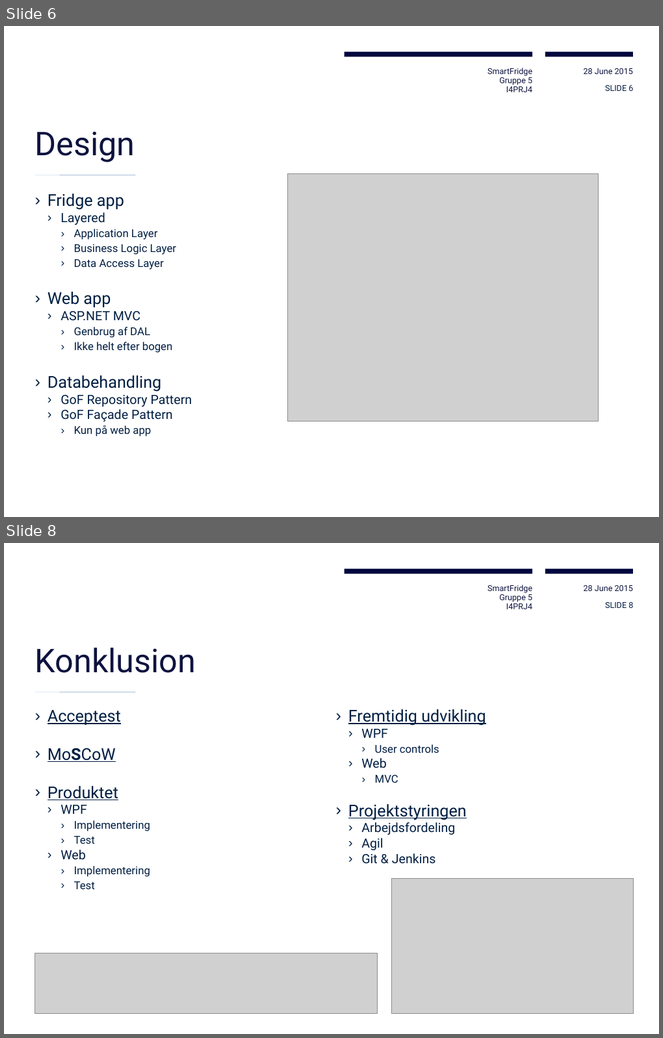
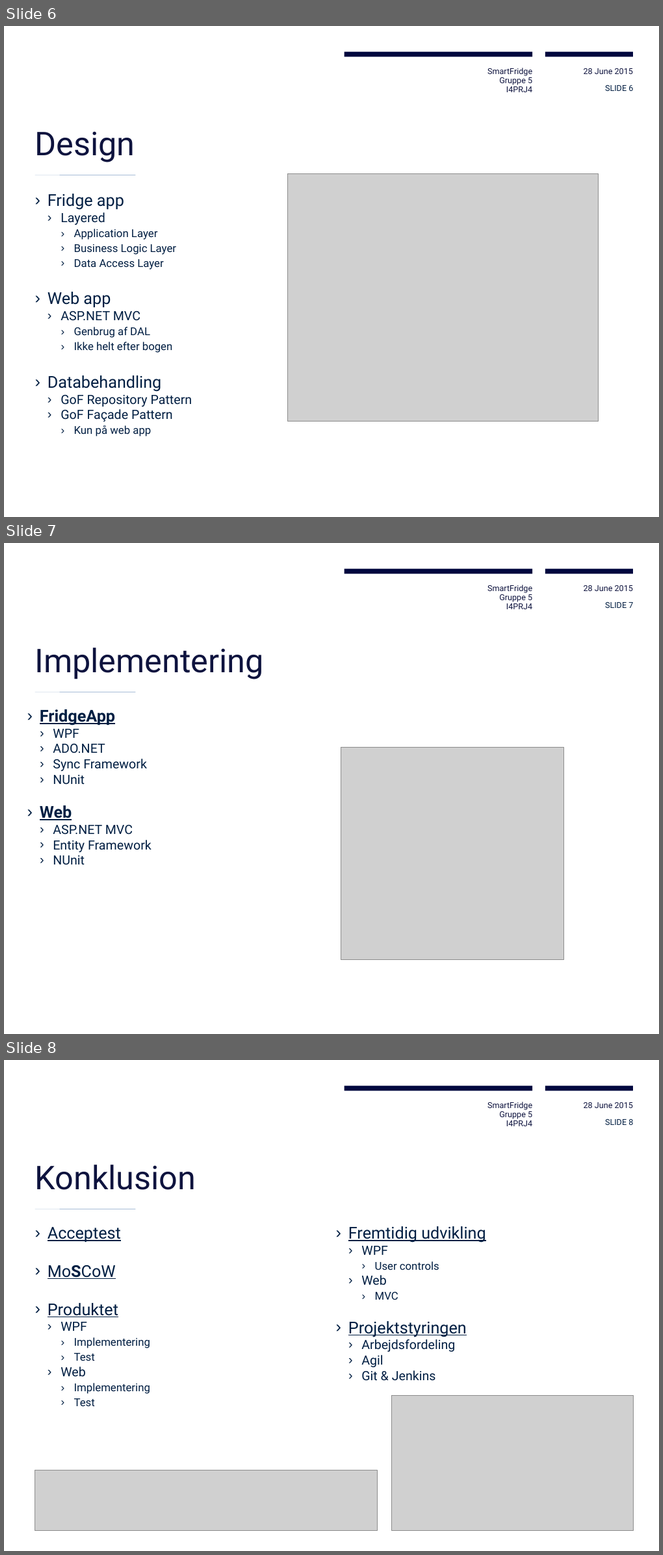
Before and after one commit to Ztuff/I4PRJ4, a slide deck: Fremlæggelse/SmartFridge fremlæggelse.pptx. Shown one above the other, each under a label of ours: slides 6 and 8 before the commit, slides 6, 7 and 8 after it; the slides between them are not shown. The pictures are 663x1038 and 663x1555 pixels, drawn with LibreOffice and Linux fonts; fonts in the diff are those of the drawing; grey boxes stand for pictures; background and template pictures are left out. Boxes give left, top, right and bottom in pixels: in the first picture for what was removed or moved away, otherwise in the second. Text is boxed around its words. In the diff, an @@ line names an element or a change of style, - is before the commit and + after.

```diff
--- a/Fremlæggelse/SmartFridge fremlæggelse.pptx
+++ b/Fremlæggelse/SmartFridge fremlæggelse.pptx
@@ slide 7 added at box(4, 543, 659, 1034), background #FFFFFF; not listed: 8 template elements that a slide beside it also shows @@
@@ page number added at box(605, 602, 633, 608), 9 pt, text #001E42 @@
+SLIDE 7
@@ title added at box(35, 648, 264, 679), 36 pt, text #0E133E @@
+Implementering
@@ text added at box(40, 709, 152, 865), 14 pt, text #001E42 @@
+› FridgeApp
+  › WPF
+  › ADO.NET
+  › Sync Framework
+  › NUnit
+› Web
+  › ASP.NET MVC
+  › Entity Framework
+  › NUnit
@@ picture added at box(341, 747, 564, 960) @@
```
Also in this commit, not shown: 1 slide changed, 1 slide removed.
